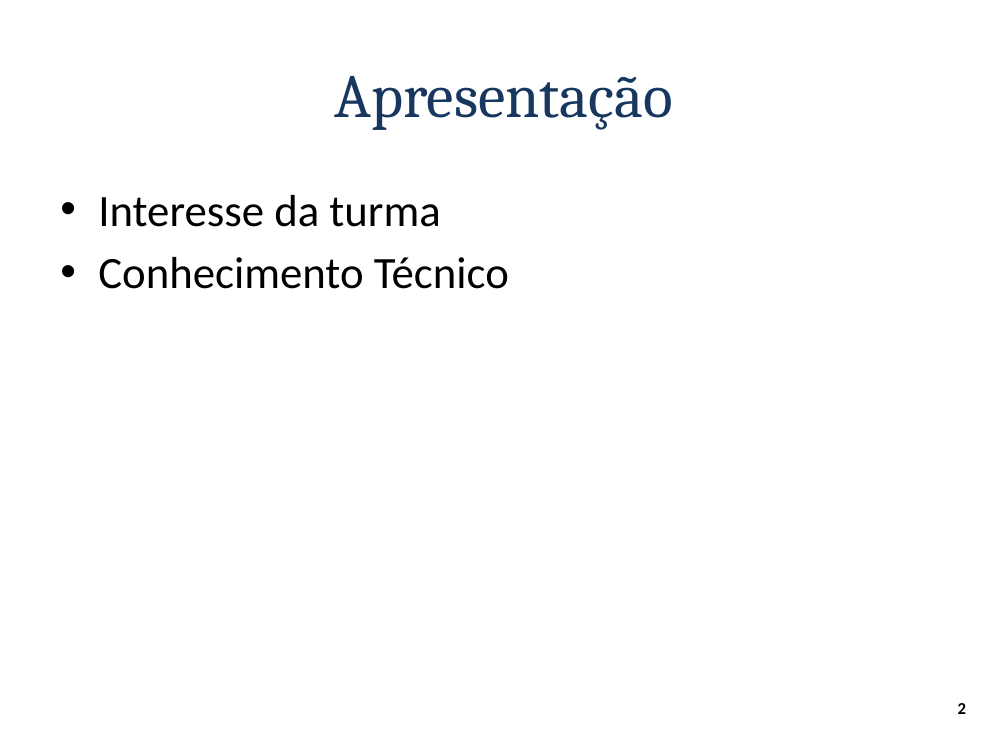
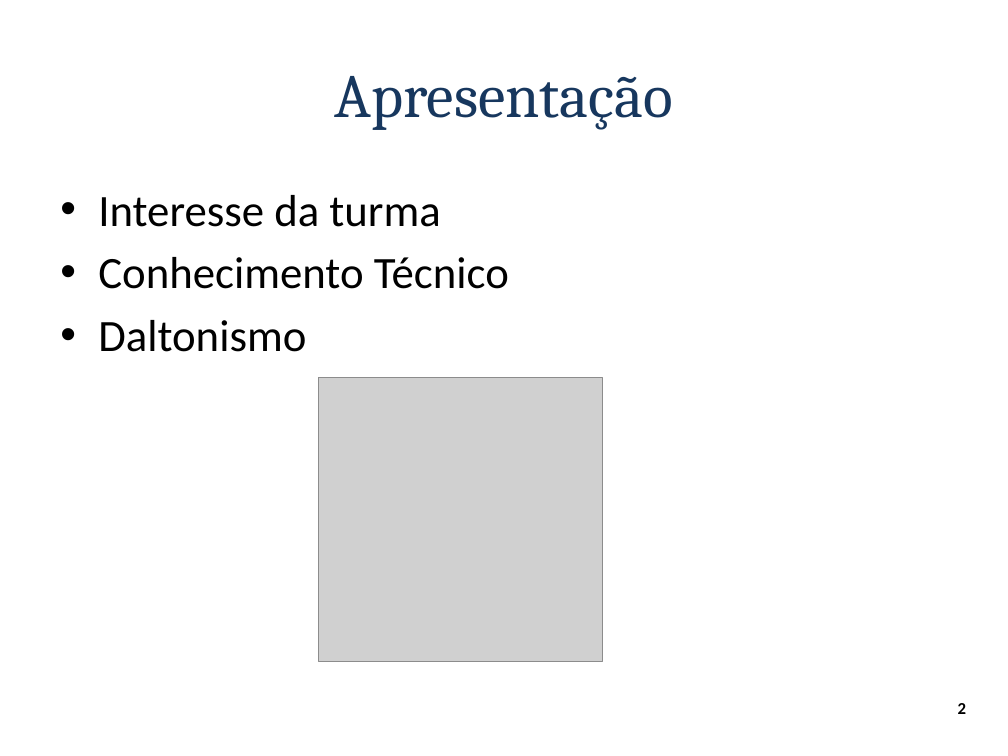
Before and after one commit to andrecurvello/tests-zingarelli, a slide deck: slide 2 of 1-Meus-Artigos/Minicurso-SemComp2011/minicurso-SemComp2011.pptx. Drawn at 1008x756 pixels with LibreOffice and Linux fonts; fonts in the diff are those of the drawing; grey boxes stand for pictures; background and template pictures are left out. Boxes give left, top, right and bottom in pixels: in the first picture for what was removed or moved away, otherwise in the second. Text is boxed around its words. In the diff, an @@ line names an element or a change of style, - is before the commit and + after.

Commit message:
SemComp - alterações mínimas na apresentação
Qualificação
- apresentação finalizada com as sugestões do professor/pessoal

```diff
--- a/1-Meus-Artigos/Minicurso-SemComp2011/minicurso-SemComp2011.pptx
+++ b/1-Meus-Artigos/Minicurso-SemComp2011/minicurso-SemComp2011.pptx
@@ text at bbox=[98, 320, 306, 352]: paragraph added @@
+• Daltonismo
@@ picture added at bbox=[319, 378, 602, 661] @@
```
Also in this commit, not shown: 1 other file.
